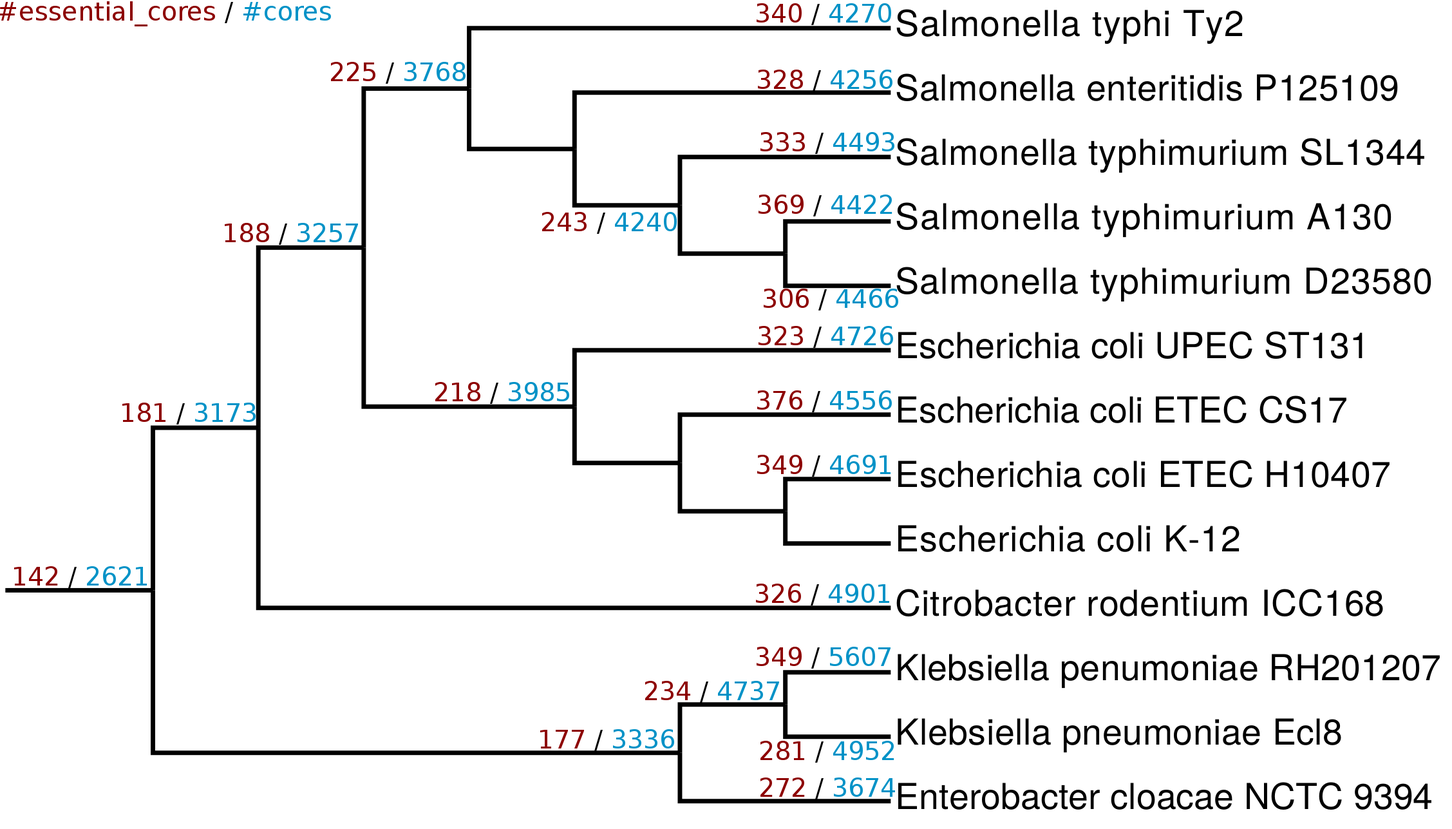
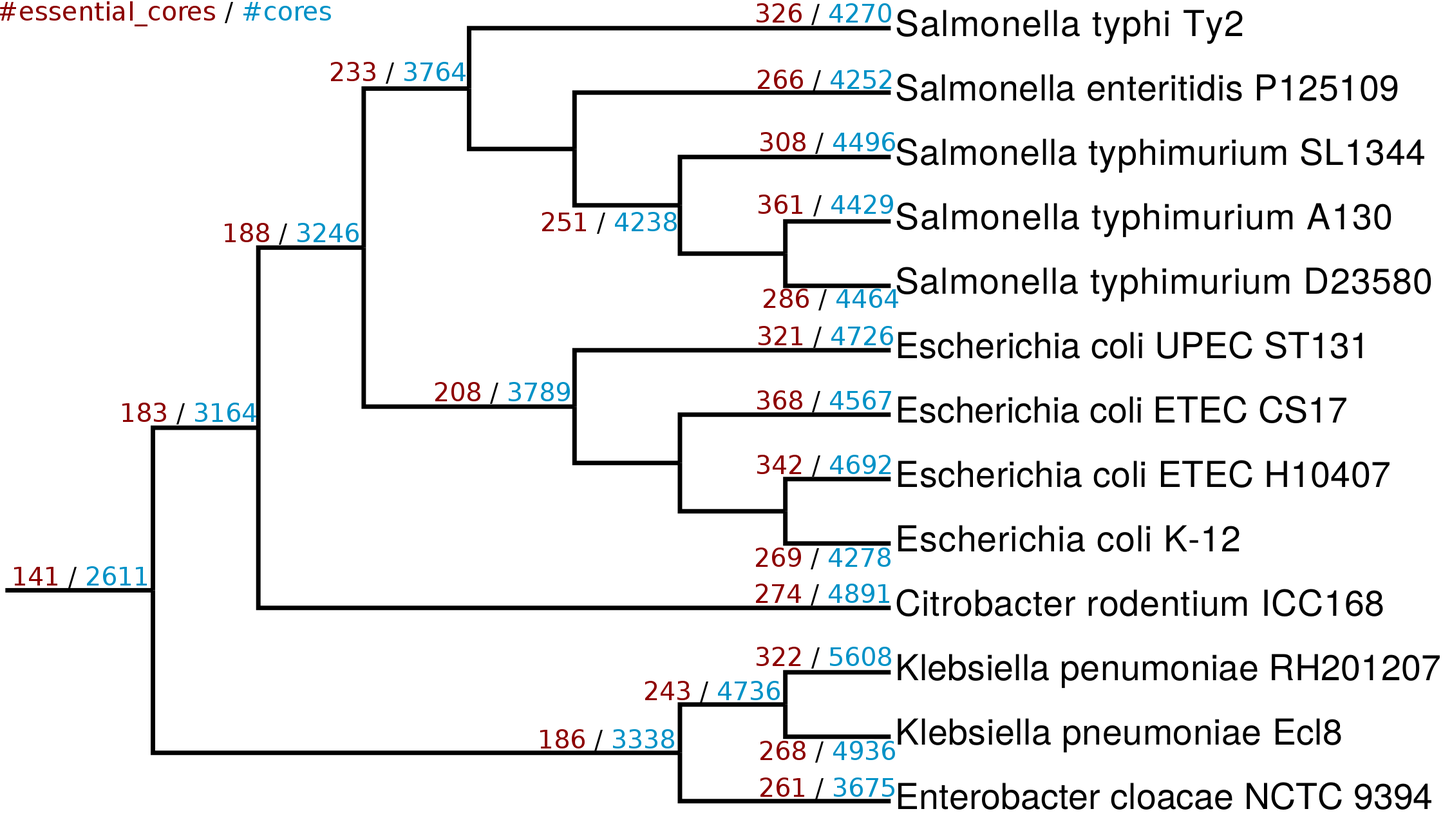
Layers edited between the first and the second (1452, 829) image:
renamed "142 / 2621" to "141 / 2611", painted on it over (45, 566, 132, 586)
renamed "181 / 3173" to "183 / 3164", painted on it over (153, 402, 257, 422)
renamed "177 / 3336" to "186 / 3338", painted on it over (555, 728, 675, 749)
renamed "234 / 4737" to "243 / 4736", painted on it over (660, 680, 780, 700)
renamed "188 / 3257" to "188 / 3246", painted on it over (329, 222, 359, 243)
renamed "218 / 3985" to "208 / 3789", painted on it over (451, 381, 570, 402)
renamed "225 / 3768" to "233 / 3764", painted on it over (347, 61, 466, 82)
renamed "272 / 3674" to "261 / 3675", painted on it over (776, 777, 896, 797)
renamed "281 / 4952" to "268 / 4936", painted on it over (776, 740, 896, 760)
renamed "349 / 5607" to "322 / 5608", painted on it over (772, 646, 892, 666)
renamed "326 / 4901" to "274 / 4891", painted on it over (755, 583, 875, 603)
added layer "269 / 4278" above "342 / 4692" over (755, 547, 891, 570)
renamed "349 / 4691" to "342 / 4692", painted on it over (789, 454, 892, 474)
renamed "376 / 4556" to "368 / 4567", painted on it over (773, 390, 892, 410)
renamed "323 / 4726" to "321 / 4726", painted on it over (790, 325, 803, 346)
renamed "243 / 4240" to "251 / 4238", painted on it over (557, 211, 677, 232)
renamed "306 / 4466" to "286 / 4464", painted on it over (763, 288, 899, 308)
renamed "369 / 4422" to "361 / 4429", painted on it over (790, 194, 894, 214)
renamed "333 / 4493" to "308 / 4496", painted on it over (776, 132, 896, 152)
renamed "328 / 4256" to "266 / 4252", painted on it over (757, 69, 893, 89)
renamed "340 / 4270" to "326 / 4270", painted on it over (772, 3, 802, 23)
